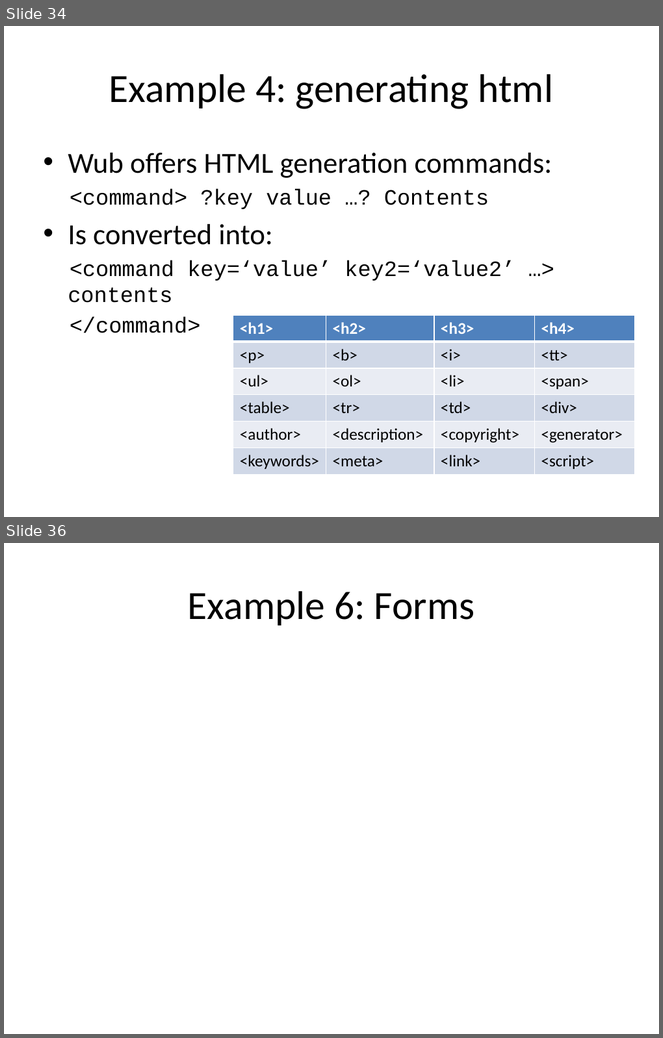
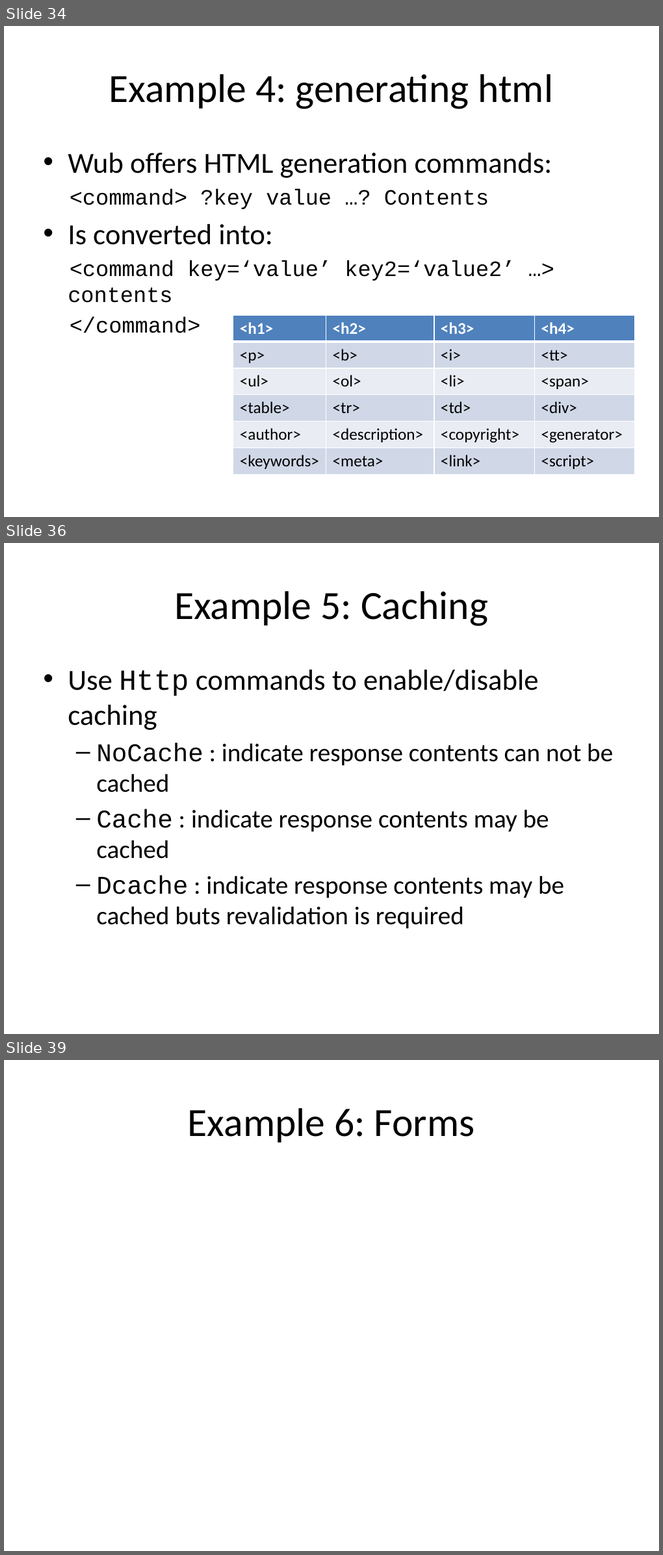
Before and after one commit to jdc8/wubwikit, a slide deck: wubexamples/Lets_Wub.pptx. Shown one above the other, each under a label of ours: slides 34 and 36 before the commit, slides 34, 36 and 39 after it; the slides between them are not shown. The pictures are 663x1038 and 663x1555 pixels, drawn with LibreOffice and Linux fonts; fonts in the diff are those of the drawing; background and template pictures are left out. Boxes give left, top, right and bottom in pixels: in the first picture for what was removed or moved away, otherwise in the second. Text is boxed around its words. In the diff, an @@ line names an element or a change of style, - is before the commit and + after.

```diff
--- a/wubexamples/Lets_Wub.pptx
+++ b/wubexamples/Lets_Wub.pptx
@@ slide 36 added at bbox=[4, 543, 659, 1034], background #FFFFFF @@
@@ title added at bbox=[174, 591, 488, 626], 44 pt, text #000000 @@
+Example 5: Caching
@@ text added at bbox=[68, 670, 613, 929], 28 pt, text #000000 @@
+• Use Http commands to enable/disable caching
+  – NoCache : indicate response contents can not be cached
+  – Cache : indicate response contents may be cached
+  – Dcache : indicate response contents may be cached buts revalidation is required
@@ what was slide 36 is now slide 39 @@
```
Also in this commit, not shown: 1 slide changed, 2 other slides added.
